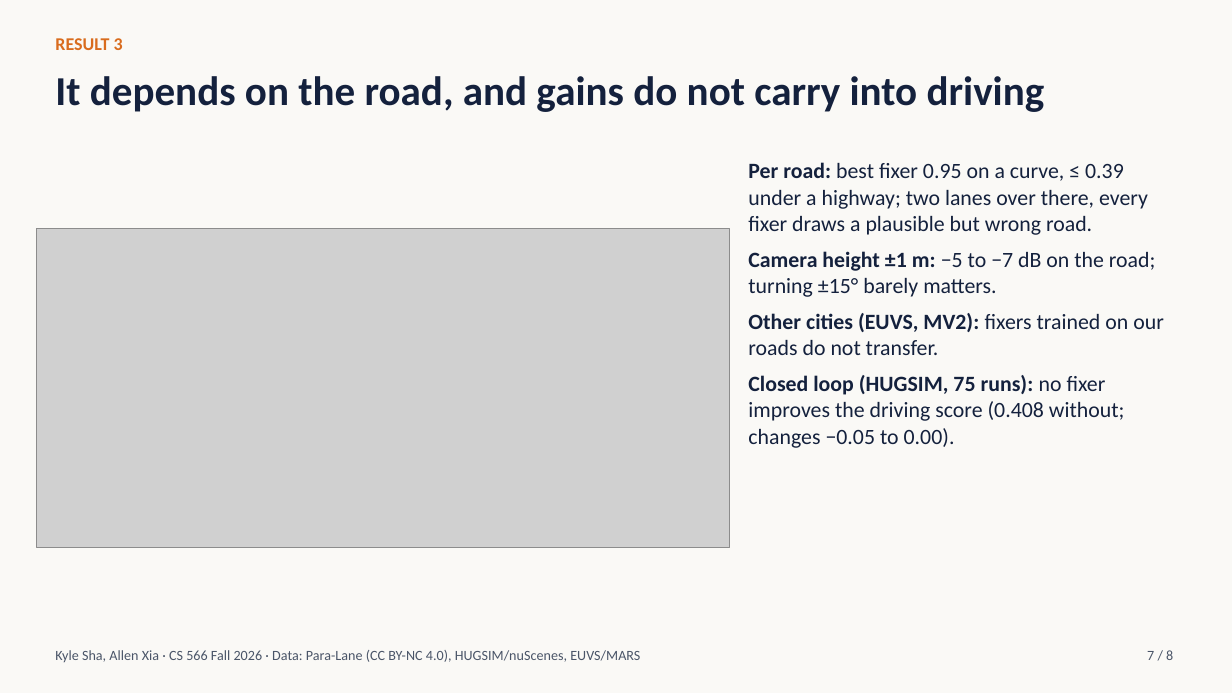
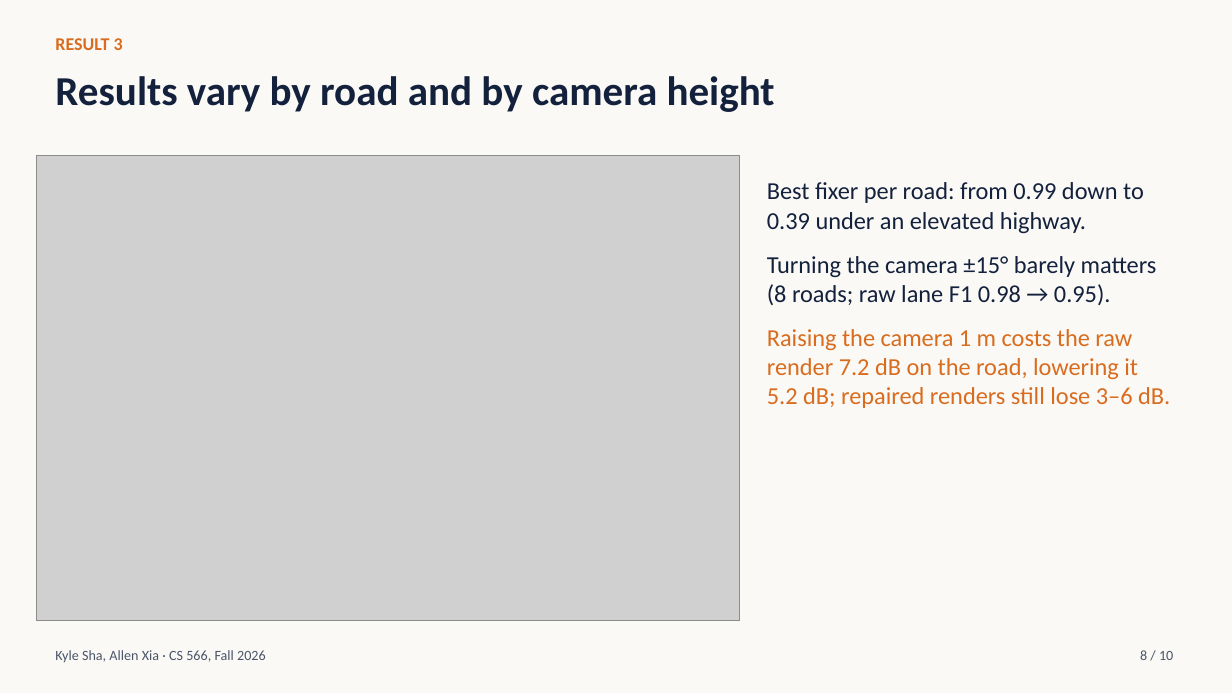
Before and after one commit to ksha23/cs566-drive-sim, a slide deck: slide 8 of docs/cs566_drive_sim_talk.pptx (slide 7 before the commit). Drawn at 1232x693 pixels with LibreOffice and Linux fonts; fonts in the diff are those of the drawing; grey boxes stand for pictures. Boxes give left, top, right and bottom in pixels: in the first picture for what was removed or moved away, otherwise in the second. Text is boxed around its words. In the diff, an @@ line names an element or a change of style, - is before the commit and + after.

```diff
--- a/docs/cs566_drive_sim_talk.pptx
+++ b/docs/cs566_drive_sim_talk.pptx
@@ text at box(55, 76, 775, 112): text changed @@
-It depends on the road, and gains do not carry into driving
+Results vary by road and by camera height
@@ picture: place and size @@
-picture at box(37, 228, 730, 547)
+picture at box(37, 155, 739, 620)
@@ text at box(767, 182, 1170, 408): text changed; size 17 to 19 pt @@
-Per road: best fixer 0.95 on a curve, ≤ 0.39 under a highway; two lanes over there, every fixer draws a plausible but wrong road.
-Camera height ±1 m: −5 to −7 dB on the road; turning ±15° barely matters.
-Other cities (EUVS, MV2): fixers trained on our roads do not transfer.
-Closed loop (HUGSIM, 75 runs): no fixer improves the driving score (0.408 without; changes −0.05 to 0.00).
+Best fixer per road: from 0.99 down to 0.39 under an elevated highway.
+Turning the camera ±15° barely matters (8 roads; raw lane F1 0.98 → 0.95).
+Raising the camera 1 m costs the raw render 7.2 dB on the road, lowering it 5.2 dB; repaired renders still lose 3–6 dB.
@@ text at box(55, 650, 266, 662): text changed @@
-Kyle Sha, Allen Xia · CS 566 Fall 2026 · Data: Para-Lane (CC BY-NC 4.0), HUGSIM/nuScenes, EUVS/MARS
+Kyle Sha, Allen Xia · CS 566, Fall 2026
@@ text at box(1140, 650, 1173, 660): text changed @@
-7 / 8
+8 / 10
```
Also in this commit, not shown: 7 other slides changed, 2 slides added, 3 other files.
